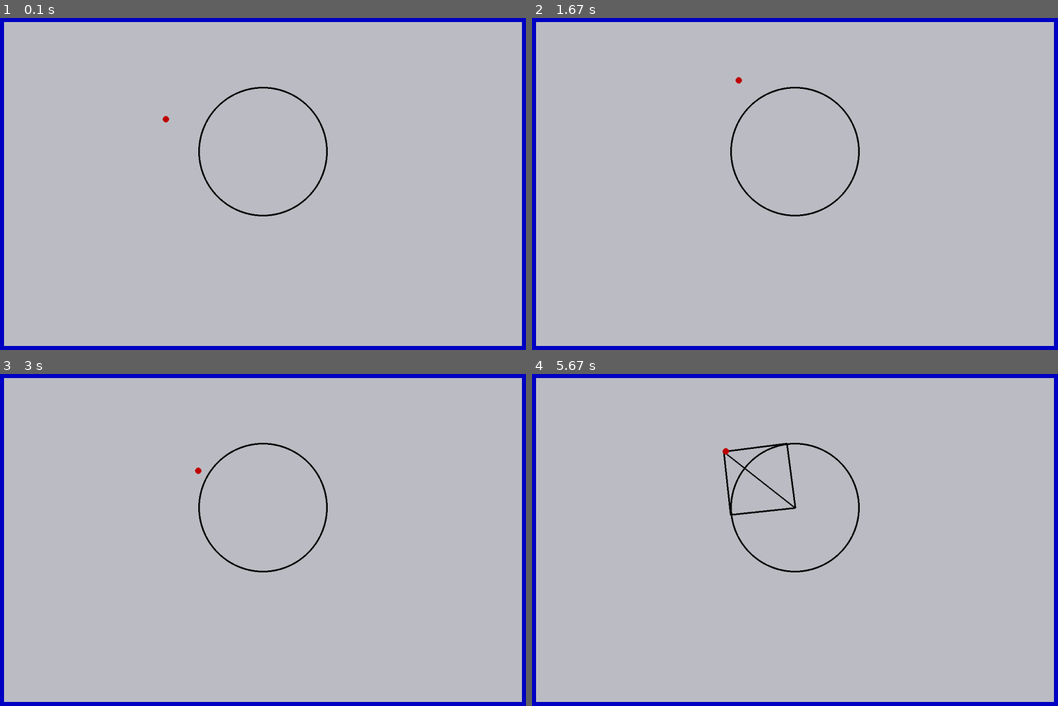
Above: before the commit, frames 1-4 (two rows, left to right).
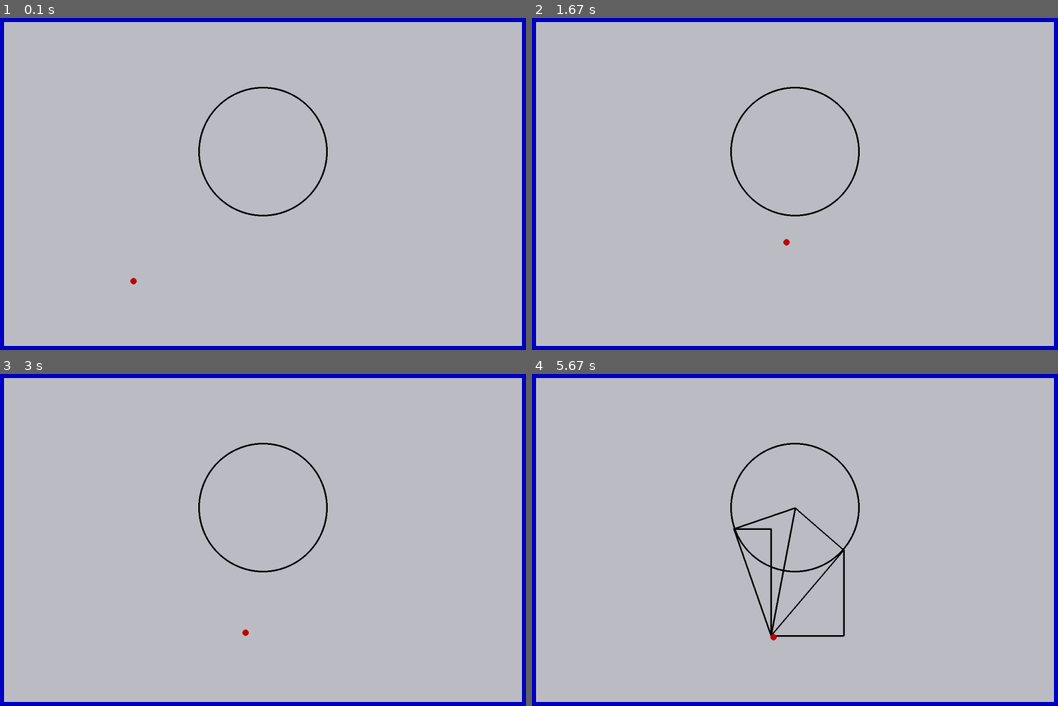
Above: after the commit, the same moments.

Repository: hlubenow/pygame_experiments
Game: pygame game, started from tangents.py/tangents.py
The game is run twice, just before and just after one commit, with the same random seed, the same clock (stepped at 60 frames per second) and the same inputs.
Inputs:
- Up to frame 1 (0.1 s): no input
- Up to frame 2 (1.67 s): hold Ctrl 0.33-0.8 s; hold Right 0.33-0.8 s; hold Right 0.83-1.3 s; hold Up 1.33-1.63 s
- Up to frame 3 (3 s): hold Right 1.67-2.13 s; hold Left 2.17-2.7 s; hold Down from 2.73 s (still down)
- Up to frame 4 (5.67 s): release Down at 3.03 s; hold Left 3.07-3.47 s; hold Up 3.5-3.87 s; hold Right 3.9-4.53 s; hold Down 4.57-4.93 s; hold Left 4.97-5.43 s; hold Right Ctrl from 5.47 s (still down); hold Right from 5.47 s (still down)

The runs differ from the first frame. In frame 1, less than 0.1% of the frame differs, in the area x 24-33%, y 29-81%; in frame 2, less than 0.1%; in frame 3, less than 0.1%; in frame 4, 1.3%, in the area x 36-60%, y 20-81%.

Commit message:
Add files via upload

Diff:
--- /dev/null
+++ b/tangents.py/inputhandler.py
@@ -0,0 +1,110 @@
+#!/usr/bin/python3
+# coding: utf-8
+
+import pygame
+
+"""
+    inputhandler 1.0 - My Standard Input Handler for Pygame.
+                       Control keys for directions, Control-keys for "fire".
+                       Plus support for one joystick.
+
+    Copyright (C) 2023 Hauke Lubenow
+
+    This program is free software: you can redistribute it and/or modify
+     it under the terms of the GNU General Public License as published by
+    the Free Software Foundation, either version 3 of the License, or
+    (at your option) any later version.
+
+    This program is distributed in the hope that it will be useful,
+    but WITHOUT ANY WARRANTY; without even the implied warranty of
+    MERCHANTABILITY or FITNESS FOR A PARTICULAR PURPOSE.  See the
+    GNU General Public License for more details.
+
+    You should have received a copy of the GNU General Public License
+    along with this program.  If not, see <https://www.gnu.org/licenses/>.
+"""
+
+class InputHandler:
+
+    def __init__(self, hasjoystick):
+        self.hasjoystick = hasjoystick
+
+        self.data = { pygame.K_LEFT  : "left", pygame.K_RIGHT   : "right",
+                      pygame.K_UP    : "up",   pygame.K_DOWN    : "down",
+                      pygame.K_LCTRL : "fire", pygame.K_RCTRL   : "fire",
+                      pygame.K_q     : "quit", pygame.K_ESCAPE : "quit" }
+
+        self.datakeys = self.data.keys()
+        self.datavalues = self.data.values()
+
+        self.joystick = {}
+        if self.hasjoystick:
+            self.initJoystick()
+        self.initKeys()
+
+    def initJoystick(self):
+        if pygame.joystick.get_count() == 0:
+            print("No joysticks found.")
+            self.hasjoystick = False
+            return
+        self.js = pygame.joystick.Joystick(0)
+        self.js.init()
+        for i in self.datavalues:
+            if i == "quit":
+                continue
+            self.joystick[i] = False
+
+    def initKeys(self):
+        self.keypresses = {}
+        for i in self.datakeys:
+            self.keypresses[i] = False
+
+    def getKeyboardAndJoystickAction(self):
+        action = {"left" : False, "right" : False, "up" : False, "down" : False,
+                  "fire" : False, "quit" : False}
+        for event in pygame.event.get():
+            if event.type == pygame.QUIT:
+                action["quit"] = True
+                continue
+            if event.type == pygame.KEYDOWN:
+                for i in self.keypresses:
+                    if event.key == i:
+                        self.keypresses[i] = True
+            if event.type == pygame.KEYUP:
+                for i in self.keypresses:
+                    if event.key == i:
+                        self.keypresses[i] = False
+            if self.hasjoystick:
+                if event.type == pygame.JOYBUTTONDOWN:
+                    self.joystick["fire"] = True
+                if event.type == pygame.JOYBUTTONUP:
+                    self.joystick["fire"] = False
+                if event.type == pygame.JOYAXISMOTION:
+                    # Joystick pushed:
+                    if event.axis == 0 and int(event.value) == -1:
+                        self.joystick["left"] = True
+                    if event.axis == 0 and int(event.value) == 1:
+                        self.joystick["right"] = True
+                    if event.axis == 1 and int(event.value) == -1:
+                        self.joystick["up"] = True
+                    if event.axis == 1 and int(event.value) == 1:
+                        self.joystick["down"] = True
+                    # Joystick released:
+                    if event.axis == 0 and int(event.value) == 0:
+                        self.joystick["left"] = False
+                        self.joystick["right"] = False
+                    if event.axis == 1 and int(event.value) == 0:
+                        self.joystick["up"] = False
+                        self.joystick["down"] = False
+
+        # Same indentation level as "for event in pygame.event.get()":
+        for i in self.datakeys:
+            if self.keypresses[i]:
+                action[self.data[i]] = True
+        if self.hasjoystick:
+            for i in self.datavalues:
+                if i == "quit":
+                    continue
+                if self.joystick[i]:
+                    action[i] = True
+        return action
--- a/tangents.py/tangents.py
+++ b/tangents.py/tangents.py
@@ -6,11 +6,12 @@
 
 import pygame
 
+from inputhandler import InputHandler
+
 """
     tangents.py 1.0 - Drawing tangents to a circle
 
     Copyright (C) 2026 hlubenow.
-    The math ("drawTangents()") was unfortunately improved by ChatGPT.
 
     This program is free software: you can redistribute it and/or modify
      it under the terms of the GNU General Public License as published by
@@ -26,10 +27,9 @@
     along with this program.  If not, see <https://www.gnu.org/licenses/>.
 """
 
-
-#######################################
-
-# Config:
+#######################################
+
+# Configuration:
 
 SCALEFACTOR = 4
 PLAYERSPEED = 0.08
@@ -69,8 +69,10 @@
         self.cx = 160
         self.cy = 80
         self.r  = 40
-        self.px = 100
-        self.py = 60
+        # self.px = 100
+        # self.py = 60
+        self.px = 80
+        self.py = 160
         self.initSprites()
         self.clock = pygame.time.Clock()
         self.running = True
@@ -111,38 +113,139 @@
             self.drawTangents()
 
     def drawTangents(self):
+        self.px = int(self.player.x)
+        self.py = int(self.player.y)
+
+        case = 0
+        if self.px <= self.cx and self.py <= self.cy:
+            case = 1
+        elif self.px <= self.cx and self.py >= self.cy:
+            case = 2
+        elif self.px >= self.cx and self.py >= self.cy:
+            case = 3
+        elif self.px >= self.cx and self.py <= self.cy:
+            case = 4
+
+        if case == 0:
+            print ("Warning: No case found.")
+            return
+
+        """ Regarding the distance of two points, it doesn't make a
+            difference, if one point is left or right or above or
+            below the other point. In the calculation, this is expessed
+            by squaring: """
+
+        self.cp = math.sqrt((self.cx - self.px) ** 2 + (self.cy - self.py) ** 2)
+        self.ap = math.sqrt(self.cp ** 2 - self.r ** 2)
+        # To avoid division by zero:
+        if self.ap == 0:
+            self.ap = 1
+        winkel2 = self.getWinkelByAtan(self.r, self.ap)
+        # Winkel unterhalb von Winkel 2 bei Punkt P:
+
+        (ggk, ank) = self.getValues("ggk_ank", case, 0, 0)
+
+        # Somehow, division by zero happens, if "self.cx == self.px"
+        # and so on (on all four sides). This is a workaround:
+        if ank == 0:
+            ank = 1
+        w = self.getWinkelByAtan(ggk, ank)
+        winkel1 = 90 - winkel2 - w
+
+        ank = self.getAnkathete(winkel1, self.ap)
+        ggk = self.getGegenkathete(winkel1, self.ap)
+
+        (self.ax, self.ay) = self.getValues("ax_ay", case, ggk, ank)
+
+        self.dx = self.px
+        self.dy = self.ay
+        winkel3 = 90 - winkel1 - 2 * winkel2
+        self.pl = self.ap
+        ank = self.getAnkathete(winkel3, self.pl)
+        ggk = self.getGegenkathete(winkel3, self.pl)
+
+        (self.lx, self.ly) = self.getValues("lx_ly", case, ggk, ank)
+
+        self.bx = self.lx
+        self.by = self.py
+
+        self.drawLine(self.px, self.py, self.ax, self.ay)
+        self.drawLine(self.px, self.py, self.lx, self.ly)
+        self.drawLine(self.px, self.py, self.cx, self.cy)
+        self.drawLine(self.ax, self.ay, self.cx, self.cy)
+        self.drawLine(self.lx, self.ly, self.cx, self.cy)
+
+        self.drawLine(self.px, self.py, self.dx, self.dy)
+        self.drawLine(self.dx, self.dy, self.ax, self.ay)
+        self.drawLine(self.lx, self.ly, self.bx, self.by)
+        self.drawLine(self.bx, self.by, self.px, self.py)
+
+    def getValues(self, valuetype, case, ggk, ank):
+
+        if valuetype == "ggk_ank":
+            if case == 1:
+                return (self.cy - self.py, self.cx - self.px)
+            if case == 2:
+                return (self.py - self.cy, self.cx - self.px)
+            if case == 3:
+                return (self.py - self.cy, self.px - self.cx)
+            if case == 4:
+                return (self.cy - self.py, self.px - self.cx)
+
+        if valuetype == "ax_ay":
+            if case == 1:
+                return (int(self.px + ggk), int(self.py + ank))
+            if case == 2:
+                return (int(self.px + ggk), int(self.py - ank))
+            if case == 3:
+                return (int(self.px - ggk), int(self.py - ank))
+            if case == 4:
+                return (int(self.px - ggk), int(self.py + ank))
+
+        if valuetype == "lx_ly":
+            if case == 1:
+                return (int(self.px + ank), int(self.py + ggk))
+            if case == 2:
+                return (int(self.px + ank), int(self.py - ggk))
+            if case == 3:
+                return (int(self.px - ank), int(self.py - ggk))
+            if case == 4:
+                return (int(self.px - ank), int(self.py + ggk))
+
+    def getWinkelByAtan(self, gegenkathete, ankathete):
+        return math.degrees(math.atan(gegenkathete / ankathete))
+
+    def getAnkathete(self, winkel, hypothenuse):
+        return math.cos(math.radians(winkel)) * hypothenuse
+
+    def getGegenkathete(self, winkel, hypothenuse):
+        return math.sin(math.radians(winkel)) * hypothenuse
+
+    def drawTangents_2(self):
+        # This would be a better solution, but it's from ChatGPT.
         px = self.player.x
         py = self.player.y
-
         cx = self.cx
         cy = self.cy
         r = self.r
-
         # Vector from center of circle to point p:
         vx = px - cx
         vy = py - cy
-
         # Distance to square
         d2 = vx * vx + vy * vy
-
         if d2 <= r * r:
             print("Point's not outside the circle.")
             return
-
         # Similar part of both touching points
         faktor1 = r * r / d2
-
         # Part vertical to vector cp
         faktor2 = r * math.sqrt(d2 - r * r) / d2
-
         # First touching point
         lx = cx + faktor1 * vx - faktor2 * (-vy)
         ly = cy + faktor1 * vy - faktor2 * vx
-
         # Second touching point
         ax = cx + faktor1 * vx + faktor2 * (-vy)
         ay = cy + faktor1 * vy + faktor2 * vx
-
         self.drawLine(px, py, ax, ay)
         self.drawLine(px, py, lx, ly)
         self.drawLine(px, py, cx, cy)
@@ -233,7 +336,10 @@
             self.y = old[1]
         # Check collision with circle:
         cp = math.sqrt((cx - self.x) ** 2 + (cy - self.y) ** 2)
-        if cp < cr:
+        # Keep a few pixels more distance from the circle's radius:
+        # If the player somehow enters the circle, even just by a bit,
+        # the calculations for drawing tangents fail, and break the program.
+        if cp <= cr + 1:
             self.x = old[0]
             self.y = old[1]
         self.setPosition()
@@ -271,95 +377,4 @@
 
 #######################################
 
-# InputHandler:
-
-class InputHandler:
-
-    # Ye olde, trustworthy InputHandler:
-
-    def __init__(self, hasjoystick):
-        self.hasjoystick = hasjoystick
-
-        self.data = { pygame.K_LEFT  : "left", pygame.K_RIGHT   : "right",
-                      pygame.K_UP    : "up",   pygame.K_DOWN    : "down",
-                      pygame.K_LCTRL : "fire", pygame.K_RCTRL   : "fire",
-                      pygame.K_q     : "quit", pygame.K_ESCAPE : "quit" }
-
-        self.datakeys = self.data.keys()
-        self.datavalues = self.data.values()
-
-        self.joystick = {}
-        if self.hasjoystick:
-            self.initJoystick()
-        self.initKeys()
-
-    def initJoystick(self):
-        if pygame.joystick.get_count() == 0:
-            print("No joysticks found.")
-            self.hasjoystick = False
-            return
-        self.js = pygame.joystick.Joystick(0)
-        self.js.init()
-        for i in self.datavalues:
-            if i == "quit":
-                continue
-            self.joystick[i] = False
-
-    def initKeys(self):
-        self.keypresses = {}
-        for i in self.datakeys:
-            self.keypresses[i] = False
-
-    def getKeyboardAndJoystickAction(self):
-        action = {"left" : False, "right" : False, "up" : False, "down" : False,
-                  "fire" : False, "quit" : False}
-        for event in pygame.event.get():
-            if event.type == pygame.QUIT:
-                action["quit"] = True
-                continue
-            if event.type == pygame.KEYDOWN:
-                for i in self.keypresses:
-                    if event.key == i:
-                        self.keypresses[i] = True
-            if event.type == pygame.KEYUP:
-                for i in self.keypresses:
-                    if event.key == i:
-                        self.keypresses[i] = False
-            if self.hasjoystick:
-                if event.type == pygame.JOYBUTTONDOWN:
-                    self.joystick["fire"] = True
-                if event.type == pygame.JOYBUTTONUP:
-                    self.joystick["fire"] = False
-                if event.type == pygame.JOYAXISMOTION:
-                    # Joystick pushed:
-                    if event.axis == 0 and int(event.value) == -1:
-                        self.joystick["left"] = True
-                    if event.axis == 0 and int(event.value) == 1:
-                        self.joystick["right"] = True
-                    if event.axis == 1 and int(event.value) == -1:
-                        self.joystick["up"] = True
-                    if event.axis == 1 and int(event.value) == 1:
-                        self.joystick["down"] = True
-                    # Joystick released:
-                    if event.axis == 0 and int(event.value) == 0:
-                        self.joystick["left"] = False
-                        self.joystick["right"] = False
-                    if event.axis == 1 and int(event.value) == 0:
-                        self.joystick["up"] = False
-                        self.joystick["down"] = False
-
-        # Same indentation level as "for event in pygame.event.get()":
-        for i in self.datakeys:
-            if self.keypresses[i]:
-                action[self.data[i]] = True
-        if self.hasjoystick:
-            for i in self.datavalues:
-                if i == "quit":
-                    continue
-                if self.joystick[i]:
-                    action[i] = True
-        return action
-
-#######################################
-
 Main()
